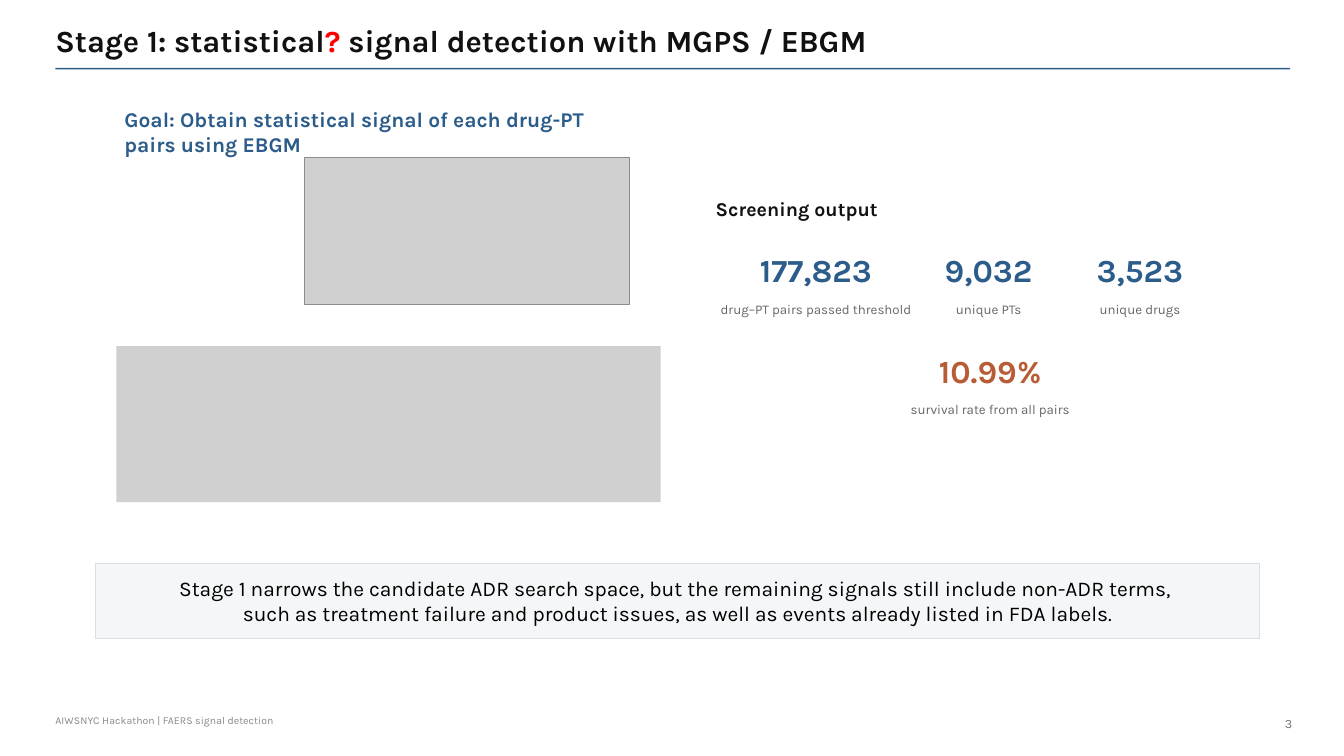
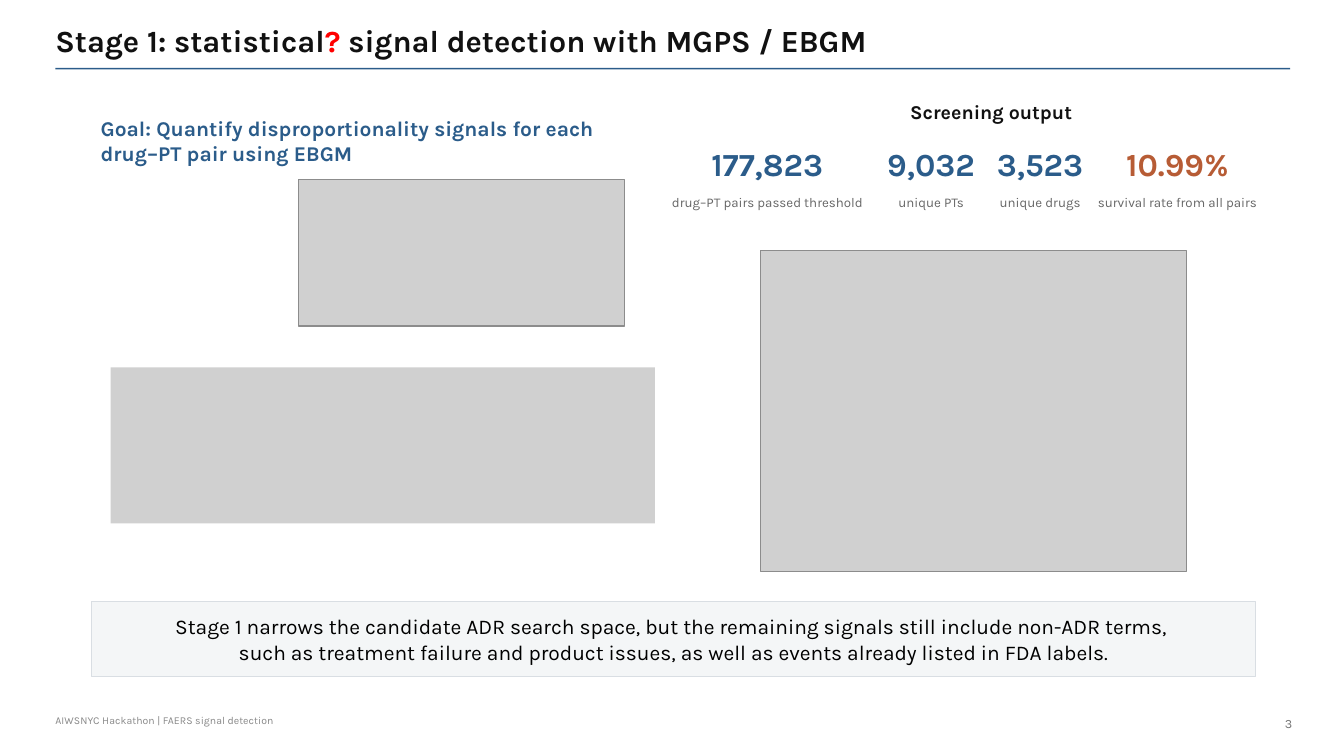
Before and after one commit to eunchong0204/The_2nd_AI_Workshop_Hackathon, a slide deck: slide 3 of The_2nd_AI_Workshop_Hackathon_Slides_Eunchong_Kang.pptx. Drawn at 1344x756 pixels with LibreOffice and Linux fonts; fonts in the diff are those of the drawing; grey boxes stand for pictures. Boxes give left, top, right and bottom in pixels: in the first picture for what was removed or moved away, otherwise in the second. Text is boxed around its words. In the diff, an @@ line names an element or a change of style, - is before the commit and + after.

```diff
--- a/The_2nd_AI_Workshop_Hackathon_Slides_Eunchong_Kang.pptx
+++ b/The_2nd_AI_Workshop_Hackathon_Slides_Eunchong_Kang.pptx
@@ rectangle "Screening output" resized from (x1=716, y1=186, x2=1301, y2=231) to (x1=910, y1=92, x2=1107, y2=133) @@
@@ text at (x1=101, y1=121, x2=594, y2=167): text changed @@
-Goal: Obtain statistical signal of each drug-PT pairs using EBGM
+Goal: Quantify disproportionality signals for each drug–PT pair using EBGM
@@ text "177,823" moved from (x1=760, y1=260, x2=872, y2=287) to (x1=711, y1=154, x2=823, y2=180) @@
@@ text "9,032" moved from (x1=945, y1=260, x2=1033, y2=287) to (x1=887, y1=154, x2=975, y2=181) @@
@@ text "3,523" moved from (x1=1097, y1=260, x2=1183, y2=286) to (x1=997, y1=154, x2=1083, y2=181) @@
@@ text "10.99%" moved from (x1=939, y1=361, x2=1042, y2=384) to (x1=1126, y1=154, x2=1229, y2=177) @@
@@ picture moved from (x1=304, y1=158, x2=630, y2=306) to (x1=298, y1=179, x2=624, y2=327) @@
@@ text "drug–PT pairs passed threshold" moved from (x1=721, y1=305, x2=911, y2=317) to (x1=672, y1=198, x2=862, y2=210) @@
@@ text "unique PTs" moved from (x1=956, y1=305, x2=1022, y2=317) to (x1=898, y1=198, x2=964, y2=210) @@
@@ text "unique drugs" moved from (x1=1100, y1=305, x2=1180, y2=317) to (x1=1000, y1=198, x2=1080, y2=210) @@
@@ text "survival rate from all pairs" moved from (x1=911, y1=405, x2=1070, y2=417) to (x1=1098, y1=198, x2=1257, y2=210) @@
@@ picture added at (x1=761, y1=250, x2=1187, y2=571) @@
@@ picture moved from (x1=116, y1=346, x2=660, y2=502) to (x1=111, y1=367, x2=655, y2=523) @@
@@ rectangle "Stage 1 narrows the candidate ..." moved from (x1=96, y1=564, x2=1260, y2=638) to (x1=92, y1=602, x2=1256, y2=677) @@
```
Also in this commit, not shown: 4 other slides changed, 1 other file.
